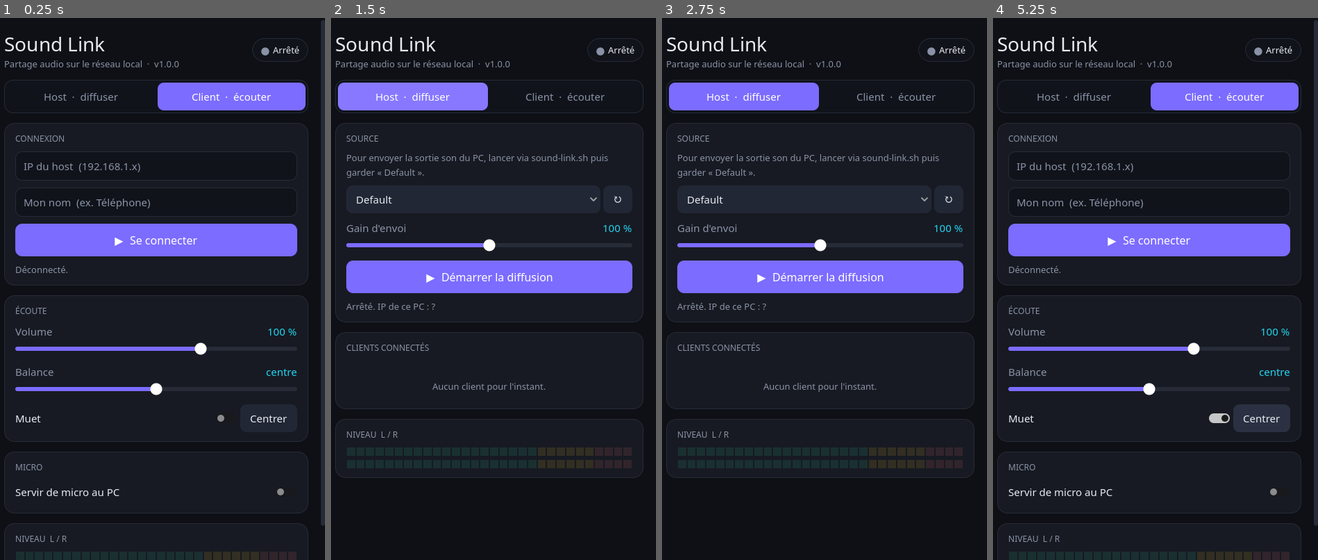
Above: before the commit, frames 1-4 (left to right).
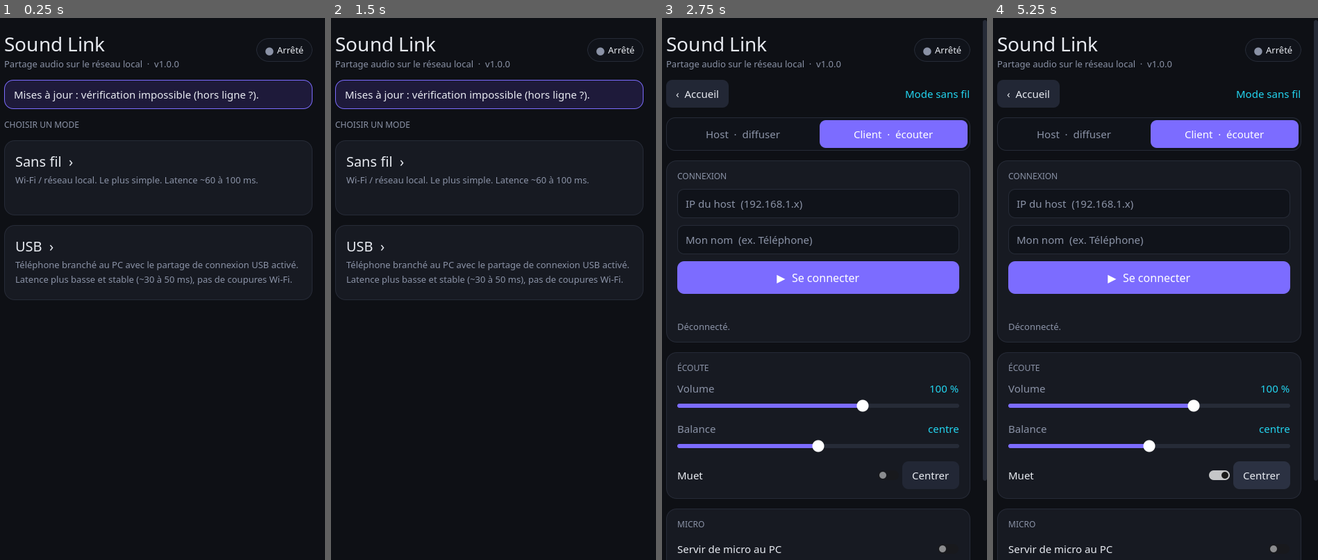
Above: after the commit, the same moments.

Repository: goodview-soft/sound-link
Game: Godot game, scene res://boot.tscn
Two runs of this game, one before a commit and one after it. Both use one fixed random seed, a clock stepped at 60 frames per second and the inputs below.
Inputs (mouse positions are in pixels of both pictures, inside the frame that each line leads up to):
- Up to frame 1 (0.25 s): no input
- Up to frame 2 (1.5 s): click (490, 175) at 0.52 s; click (366, 93) at 1.25 s, where only the run after the commit has a clickable "‹ Accueil"
- Up to frame 3 (2.75 s): click (821, 175) at 2.02 s
- Up to frame 4 (5.25 s): click "Client · écouter" at 2.75 s; click "Client · écouter" at 3.5 s; click "Muet" at 4.25 s; click "Centrer" at 5 s

The runs differ from the first frame. In frame 1, 19% of the frame differs, in the area x 1-100%, y 0-100%; in frame 2, 16%; in frame 3, 16%; in frame 4, 23%, in the area x 1-100%, y 11-100%.

Commit message:
Écran d'accueil, mode USB faible latence, détection auto du host
Co-Authored-By: Claude Opus 5.5 <noreply@anthropic.com>

Diff:
--- a/main.gd
+++ b/main.gd
@@ -14,6 +14,8 @@
 const VSINK := "soundlink_sink"
 const VERSION: String = preload("res://version.gd").VERSION
 const UPDATE_URL := "https://github.com/goodview-soft/sound-link/releases/latest/download/version.json"
+const DISC_PORT := 4243
+const BEACON := "SOUNDLINK1"
 const RELEASES_URL := "https://github.com/goodview-soft/sound-link/releases/latest"
 
 var udp := PacketPeerUDP.new()
@@ -76,6 +78,14 @@
 var pill_dot: Label
 var pill_txt: Label
 var upd_card: PanelContainer
+var home_box: VBoxContainer
+var app_box: VBoxContainer
+var conn_lbl: Label
+var usb_hint: Label
+var found_lbl: Label
+var low_latency := false
+var disc := PacketPeerUDP.new()
+var beacon_t := 0.0
 var upd_lbl: Label
 var upd_btn: Button
 var upd_http: HTTPRequest
@@ -95,6 +105,8 @@
 	var last_seq := -1
 	var lost := 0
 	var last_rx := -100.0
+	var prebuffer := 4
+	var max_queue := 8
 	var stereo: bool
 	var hdr: int
 	var parent: Node
@@ -120,7 +132,7 @@
 		if r != rate:
 			_setup(r)
 		queue.append(pkt)
-		while queue.size() > 8:
+		while queue.size() > max_queue:
 			queue.pop_front()  # dérive d'horloge : on garde la latence basse
 
 	## Pousse l'audio dans le générateur, renvoie les crêtes (L, R).
@@ -131,7 +143,7 @@
 			skips = playback.get_skips()
 			buffering = true
 		if buffering:
-			if queue.size() < 4:
+			if queue.size() < prebuffer:
 				return Vector2.ZERO
 			buffering = false
 		var step := 4 if stereo else 2
@@ -346,11 +358,18 @@
 	pill_txt = _label("", ph)
 	pill_txt.add_theme_font_size_override("font_size", 13)
 
-	# --- Bandeau de mise à jour (caché tant qu'il n'y a rien)
+	home_box = VBoxContainer.new()
+	home_box.add_theme_constant_override("separation", 14)
+	root.add_child(home_box)
+	app_box = VBoxContainer.new()
+	app_box.add_theme_constant_override("separation", 14)
+	app_box.visible = false
+	root.add_child(app_box)
+
+	# --- Accueil : mises à jour + choix du mode
 	upd_card = PanelContainer.new()
 	upd_card.add_theme_stylebox_override("panel", _sb(Color("#1e1a3a"), 12, 14, 10, C_ACCENT))
-	upd_card.visible = false
-	root.add_child(upd_card)
+	home_box.add_child(upd_card)
 	var uh := HBoxContainer.new()
 	upd_card.add_child(uh)
 	upd_lbl = _label("", uh)
@@ -360,6 +379,23 @@
 	upd_btn.theme_type_variation = "Tab"
 	upd_btn.toggle_mode = false
 	upd_btn.pressed.connect(_do_update)
+	upd_btn.visible = false
+	upd_lbl.text = "Recherche de mises à jour…"
+	var ml := _label("CHOISIR UN MODE", home_box)
+	ml.add_theme_font_size_override("font_size", 12)
+	ml.add_theme_color_override("font_color", C_MUTED)
+	_mode_card(home_box, "Sans fil", "Wi-Fi / réseau local. Le plus simple. Latence ~60 à 100 ms.", false)
+	_mode_card(home_box, "USB", "Téléphone branché au PC avec le partage de connexion USB activé. Latence plus basse et stable (~30 à 50 ms), pas de coupures Wi-Fi.", true)
+
+	root = app_box
+	var back_row := HBoxContainer.new()
+	root.add_child(back_row)
+	_button("‹  Accueil", back_row).pressed.connect(_go_home)
+	conn_lbl = _label("", back_row)
+	conn_lbl.size_flags_horizontal = SIZE_EXPAND_FILL
+	conn_lbl.horizontal_alignment = HORIZONTAL_ALIGNMENT_RIGHT
+	conn_lbl.add_theme_color_override("font_color", C_ACCENT2)
+	usb_hint = _hint("USB : brancher le téléphone au PC, puis sur le téléphone : Paramètres → Réseau → Partage de connexion → Partage via USB. Lancer le host sur le PC : son IP est détectée toute seule.", root)
 
 	# --- Onglets segmentés
 	var seg := PanelContainer.new()
@@ -428,6 +464,7 @@
 		else: _start_client())
 	ip_edit.text_submitted.connect(func(_t: String) -> void:
 		if not running: _start_client())
+	found_lbl = _hint("", cc)
 	client_status = _hint("", cc)
 
 	var ce := _card(client_box, "Écoute")
@@ -522,6 +559,13 @@
 	t.set_color("font_hover_color", "Danger", Color("#fecaca"))
 	t.set_font_size("font_size", "Danger", 16)
 
+	# Cartes de mode (accueil)
+	t.set_type_variation("ModeCard", "Button")
+	t.set_stylebox("normal", "ModeCard", _sb(C_CARD, 14, 16, 14, C_BORDER))
+	t.set_stylebox("hover", "ModeCard", _sb(Color("#1d2130"), 14, 16, 14, C_ACCENT))
+	t.set_stylebox("pressed", "ModeCard", _sb(Color("#241f45"), 14, 16, 14, C_ACCENT))
+	t.set_stylebox("hover_pressed", "ModeCard", _sb(Color("#241f45"), 14, 16, 14, C_ACCENT))
+
 	# Champs texte
 	t.set_stylebox("normal", "LineEdit", _sb(C_FIELD, 9, 12, 10, C_BORDER))
 	t.set_stylebox("focus", "LineEdit", _sb(C_FIELD, 9, 12, 10, C_ACCENT))
@@ -755,6 +799,7 @@
 		return
 	udp.set_dest_address(ip, PORT)
 	rx = RxStream.new(self, true, 0)
+	_tune(rx)
 	running = true
 	hello_t = 0.0
 	mic_seq = 0
@@ -848,6 +893,7 @@
 	level_l = maxf(level_l * 0.88, peaks.x)
 	level_r = maxf(level_r * 0.88, peaks.y)
 	meter.set_levels(sqrt(level_l), sqrt(level_r))
+	_discovery(now, delta)
 	_update_status(now)
 
 
@@ -862,6 +908,7 @@
 			c["t"] = now
 			if c["rx"] == null:
 				c["rx"] = RxStream.new(self, false, 4, c["bus"])
+				_tune(c["rx"])
 			c["rx"].receive(pkt, now)
 			continue
 		var msg := pkt.get_string_from_ascii()
@@ -990,14 +1037,17 @@
 
 func _on_version_json(result: int, code: int, _h: PackedStringArray, body: PackedByteArray) -> void:
 	if result != HTTPRequest.RESULT_SUCCESS or code != 200:
-		return  # hors ligne ou pas encore de release : on se tait
+		upd_lbl.text = ("✓  v%s (aucune version publiée)" % VERSION) if code == 404 \
+			else "Mises à jour : vérification impossible (hors ligne ?)."
+		return
 	var info = JSON.parse_string(body.get_string_from_utf8())
 	if not (info is Dictionary) or not info.has("version"):
 		return
 	if not preload("res://boot.gd").newer(str(info["version"]), VERSION):
+		upd_lbl.text = "✓  À jour (v%s)" % VERSION
 		return
 	upd_info = info
-	upd_card.visible = true
+	upd_btn.visible = true
 	var same_engine: bool = str(info.get("godot", "")) == "%d.%d.%d" % [Engine.get_version_info().major,
 		Engine.get_version_info().minor, Engine.get_version_info().patch]
 	if same_engine and info.has("pck"):
@@ -1042,3 +1092,84 @@
 	else:
 		upd_lbl.text = "Mise à jour %s installée : fermer puis rouvrir l'appli." % upd_info["version"]
 		upd_btn.visible = false
+
+
+# ---------------------------------------------------------------- Accueil / modes
+
+func _mode_card(parent: Node, title: String, desc: String, usb: bool) -> void:
+	var b := Button.new()
+	b.theme_type_variation = "ModeCard"
+	b.custom_minimum_size.y = 108
+	parent.add_child(b)
+	var m := MarginContainer.new()
+	m.set_anchors_preset(PRESET_FULL_RECT)
+	m.mouse_filter = MOUSE_FILTER_IGNORE
+	for side in ["left", "right", "top", "bottom"]:
+		m.add_theme_constant_override("margin_" + side, 16)
+	b.add_child(m)
+	var v := VBoxContainer.new()
+	v.mouse_filter = MOUSE_FILTER_IGNORE
+	m.add_child(v)
+	var t := _label(title + "  ›", v)
+	t.add_theme_font_size_override("font_size", 20)
+	_hint(desc, v)
+	b.pressed.connect(_enter_app.bind(usb))
+
+
+func _enter_app(usb: bool) -> void:
+	low_latency = usb
+	cfg.set_value("app", "usb", usb)
+	conn_lbl.text = "Mode USB · faible latence" if usb else "Mode sans fil"
+	usb_hint.visible = usb
+	home_box.visible = false
+	app_box.visible = true
+
+
+func _go_home() -> void:
+	if running:
+		_stop()
+	app_box.visible = false
+	home_box.visible = true
+
+
+func _tune(r: RxStream) -> void:
+	r.prebuffer = 2 if low_latency else 4
+	r.max_queue = 5 if low_latency else 8
+
+
+# ---------------------------------------------------------------- Découverte du host
+
+## Le host annonce sa présence en broadcast ; le client écoute et remplit l'IP tout seul.
+func _discovery(now: float, delta: float) -> void:
+	if mode == "host" and running:
+		beacon_t -= delta
+		if beacon_t <= 0.0:
+			beacon_t = 1.0
+			udp.set_broadcast_enabled(true)
+			for b in _broadcast_addrs():
+				udp.set_dest_address(b, DISC_PORT)
+				udp.put_packet(BEACON.to_ascii_buffer())
+		return
+	if mode != "client" or not app_box.visible:
+		if disc.is_bound():
+			disc.close()
+		return
+	if not disc.is_bound() and disc.bind(DISC_PORT) != OK:
+		return
+	while disc.get_available_packet_count() > 0:
+		var msg := disc.get_packet().get_string_from_ascii()
+		var ip := disc.get_packet_ip()
+		if msg != BEACON:
+			continue
+		found_lbl.text = "Host détecté : %s" % ip
+		found_lbl.add_theme_color_override("font_color", C_OK)
+		if not running and ip_edit.text.strip_edges() != ip and (low_latency or ip_edit.text.strip_edges() == ""):
+			ip_edit.text = ip
+
+
+func _broadcast_addrs() -> PackedStringArray:
+	var out: PackedStringArray = ["255.255.255.255"]
+	for a in IP.get_local_addresses():
+		if a.contains(".") and not a.begins_with("127.") and not a.begins_with("169.254"):
+			out.append(a.substr(0, a.rfind(".")) + ".255")
+	return out
